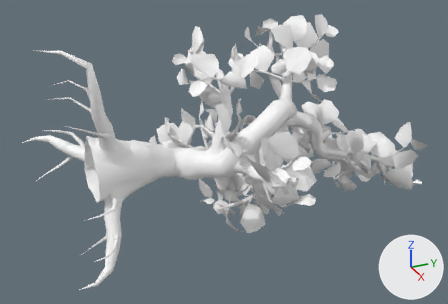
The FBX model Proj/Assets/Model/Final/M_ThicDeadTree_New.fbx as it was, and as the next commit left it.
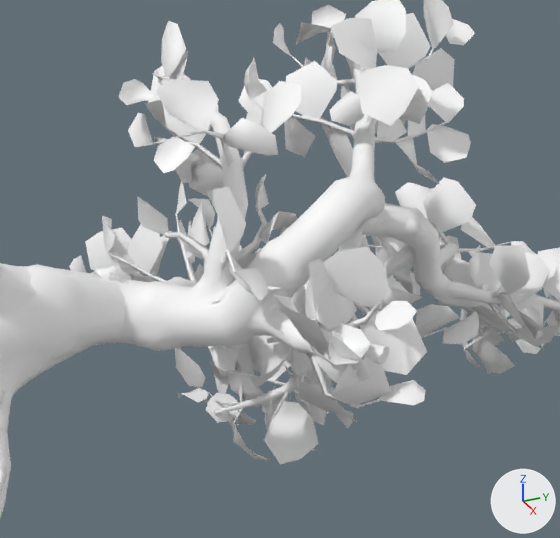
Old and new are each drawn whole from a camera (50 mm lens) standing at (10.72, -2.04, 5.23) and looking at (-0.7, 3.09, -0.48) and again close up on the part from 26% to 85% of the width and 5% to 88% of the height. Arrows for +X, +Y and +Z are at lower right; the lights stay in place. The last two pictures show the newer version. Where no turn or scale is listed for an object, it has been applied to the vertices. Vertices at exactly the same position are counted once.

The first close-up shows 'Bark', 'DeadBranches' and 1 more.
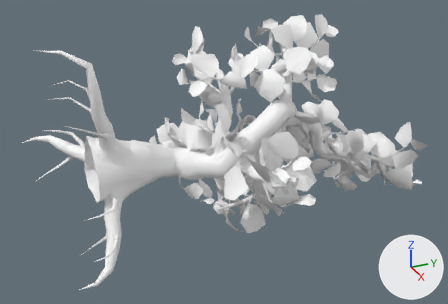
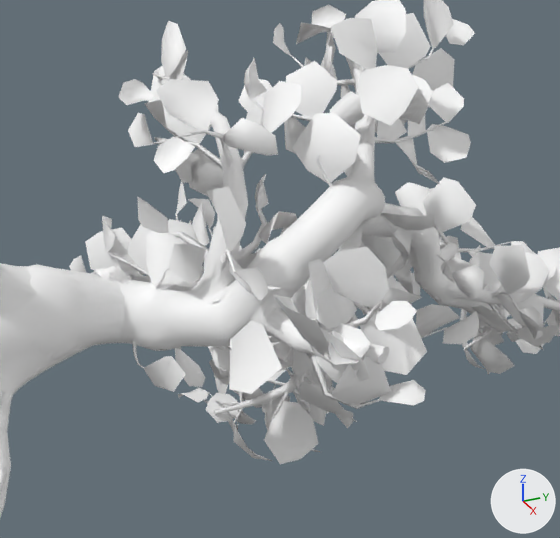
The change, as a diff of the scene's bpy script:
```diff
--- a/Proj/Assets/Model/Final/M_ThicDeadTree_New.fbx.py
+++ b/Proj/Assets/Model/Final/M_ThicDeadTree_New.fbx.py
@@ me_deadbranches @@
 # used by ob_deadbranches; location = (0.0, 0.0, 0.0)
-me_deadbranches.from_pydata(...)  # 4992 vertices, 5190 faces; spans x -3.54..2.22, y 1.91..7.96, z -2.92..2.39
+me_deadbranches.from_pydata(...)  # 5282 vertices, 5504 faces; spans x -3.54..2.22, y 1.09..7.96, z -2.92..2.39
+# me_deadbranches part 1
+# 248 vertices are added at x -1.07..1.15, y 1.09..6.62, z -1.12..0.53
+# 268 new faces join them
+# me_deadbranches part 2
+# 42 vertices are added at x -0.01..0.77, y 3.39..3.87, z 0.99..1.61
+# 46 new faces join them
 me_deadbranches.materials.append(mat_deadbranches_mat)
```

What differs and where, as boxes [x1, y1, x2, y2] in the close-ups (560 x 538 px):
part 1 of me_deadbranches, added: after [144, 205, 487, 394]
part 2 of me_deadbranches, added: after [292, 113, 361, 183]
